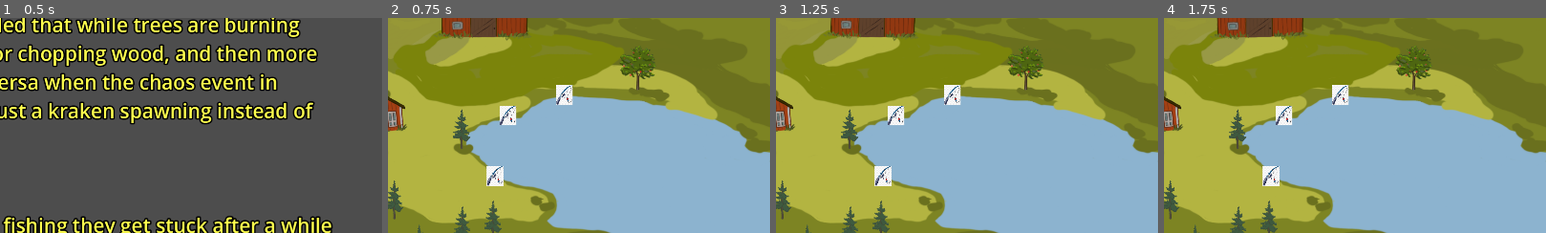
Above: before the commit, frames 1-4 (left to right).
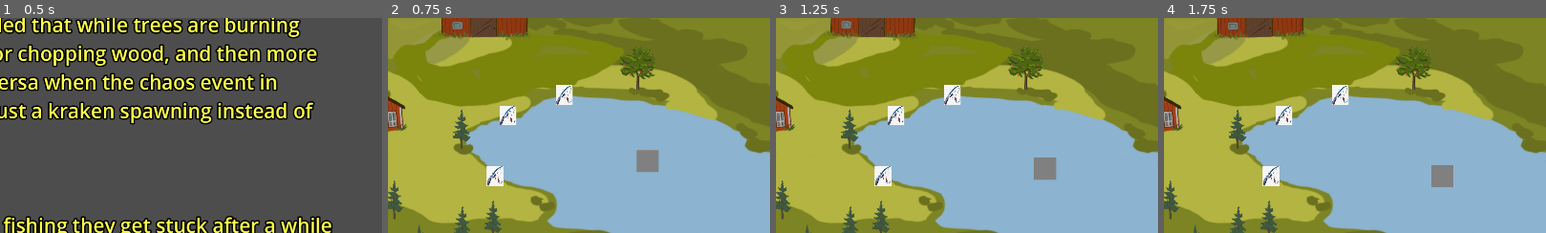
Above: after the commit, the same moments.

Repository: arget4me/cosyville
Game: Godot game, scene res://Scenes/main_scene.tscn
The game is run twice, just before and just after one commit, with the same random seed, the same clock (stepped at 60 frames per second) and the same inputs.
Inputs (mouse positions are % of the whole screen's width and height, from its top left):
- Up to frame 1 (0.5 s): no input
- Up to frame 2 (0.75 s): click "GOTO: PLAYING" at 0.5 s
- Up to frame 3 (1.25 s): no input
- Up to frame 4 (1.75 s): click (43, 95) at 1.25 s
The pictures show only the part of the screen within x 50-100%, y 34-84%; the shares and areas given below are measured in that part.

Frame 1 is identical in both runs. In frame 2, 0.6% of the frame differs, in the area x 65-71%, y 61-72%; in frame 3, 0.6%, in the area x 67-74%, y 64-76%; in frame 4, 0.6%.

Commit message:
Add kraken

Diff:
--- /dev/null
+++ b/Scenes/Chaos/scary_kraken.tscn
@@ -0,0 +1,64 @@
+[gd_scene load_steps=6 format=3 uid="uid://cvwh76w475sjf"]
+
+[ext_resource type="Script" path="res://Scripts/kraken.gd" id="1_g4bcs"]
+[ext_resource type="Texture2D" uid="uid://dqae846wad4lk" path="res://art/square.png" id="2_6w8fa"]
+[ext_resource type="PackedScene" uid="uid://dymkfwg58tqik" path="res://Scenes/Chaos/damage_area.tscn" id="3_bp8m0"]
+[ext_resource type="PackedScene" uid="uid://cbycy8bbyocpe" path="res://Scenes/Clicking/clickable.tscn" id="4_x7cd4"]
+
+[sub_resource type="CircleShape2D" id="CircleShape2D_fn5k1"]
+
+[node name="ScaryKraken" type="Node2D"]
+
+[node name="Kraken" type="CharacterBody2D" parent="." node_paths=PackedStringArray("waypoint_nodes")]
+position = Vector2(1606, 718)
+collision_layer = 2
+collision_mask = 2
+script = ExtResource("1_g4bcs")
+waypoint_nodes = [NodePath("../KrakenWaypoints/waypoint1"), NodePath("../KrakenWaypoints/waypoint2"), NodePath("../KrakenWaypoints/waypoint3"), NodePath("../KrakenWaypoints/waypoint4"), NodePath("../KrakenWaypoints/waypoint5"), NodePath("../KrakenWaypoints/waypoint6"), NodePath("../KrakenWaypoints/waypoint7"), NodePath("../KrakenWaypoints/waypoint8"), NodePath("../KrakenWaypoints/waypoint9"), NodePath("../KrakenWaypoints/startpoint")]
+
+[node name="Sprite2D" type="Sprite2D" parent="Kraken"]
+scale = Vector2(0.25, 0.25)
+texture = ExtResource("2_6w8fa")
+
+[node name="DamageArea" parent="Kraken" instance=ExtResource("3_bp8m0")]
+scale = Vector2(6.5, 6.5)
+damage_area_active = true
+
+[node name="Clickable" parent="Kraken" instance=ExtResource("4_x7cd4")]
+
+[node name="CollisionShape2D" type="CollisionShape2D" parent="Kraken"]
+shape = SubResource("CircleShape2D_fn5k1")
+
+[node name="KrakenWaypoints" type="Node2D" parent="."]
+
+[node name="startpoint" type="Node2D" parent="KrakenWaypoints"]
+position = Vector2(1569, 710)
+
+[node name="waypoint1" type="Node2D" parent="KrakenWaypoints"]
+position = Vector2(1782, 858)
+
+[node name="waypoint2" type="Node2D" parent="KrakenWaypoints"]
+position = Vector2(1507, 876)
+
+[node name="waypoint3" type="Node2D" parent="KrakenWaypoints"]
+position = Vector2(1853, 739)
+
+[node name="waypoint4" type="Node2D" parent="KrakenWaypoints"]
+position = Vector2(1776, 642)
+
+[node name="waypoint5" type="Node2D" parent="KrakenWaypoints"]
+position = Vector2(1549, 585)
+
+[node name="waypoint6" type="Node2D" parent="KrakenWaypoints"]
+position = Vector2(1372, 606)
+
+[node name="waypoint7" type="Node2D" parent="KrakenWaypoints"]
+position = Vector2(1211, 668)
+
+[node name="waypoint8" type="Node2D" parent="KrakenWaypoints"]
+position = Vector2(1272, 733)
+
+[node name="waypoint9" type="Node2D" parent="KrakenWaypoints"]
+position = Vector2(1404, 858)
+
+[connection signal="on_clicked" from="Kraken/Clickable" to="Kraken" method="_on_clickable_on_clicked"]
--- a/Scenes/cosy_village_clicking_example.tscn
+++ b/Scenes/cosy_village_clicking_example.tscn
@@ -1,15 +1,16 @@
-[gd_scene load_steps=11 format=3 uid="uid://biwreh4pxnlfm"]
+[gd_scene load_steps=12 format=3 uid="uid://biwreh4pxnlfm"]
 
 [ext_resource type="Texture2D" uid="uid://cr3o4hp2ichjw" path="res://art/world/sky.PNG" id="1_w4iek"]
 [ext_resource type="PackedScene" uid="uid://cdevdb2f0xlsc" path="res://Scenes/World/clouds.tscn" id="2_44oqd"]
 [ext_resource type="Texture2D" uid="uid://b56ar24cwrrtb" path="res://art/world/background_.PNG" id="3_oicvn"]
 [ext_resource type="Script" path="res://Scenes/villager_spawner.gd" id="4_mljib"]
-[ext_resource type="PackedScene" uid="uid://djvoabshp5qu8" path="res://Scenes/Chaos/FishingSpot.tscn" id="6_b455v"]
+[ext_resource type="PackedScene" uid="uid://dvuuy2tqbgauw" path="res://Scenes/Chaos/FishingSpot.tscn" id="6_b455v"]
 [ext_resource type="PackedScene" uid="uid://74idepem82pk" path="res://Scenes/Chaos/FireTree.tscn" id="6_ekpvo"]
-[ext_resource type="PackedScene" uid="uid://702f3n8od2c0" path="res://Scenes/World/house_red.tscn" id="7_af8d8"]
-[ext_resource type="PackedScene" uid="uid://bvi118sov2jxo" path="res://Scenes/World/house_yellow.tscn" id="8_dkhfv"]
+[ext_resource type="PackedScene" path="res://Scenes/World/house_red.tscn" id="7_af8d8"]
+[ext_resource type="PackedScene" path="res://Scenes/World/house_yellow.tscn" id="8_dkhfv"]
 [ext_resource type="PackedScene" uid="uid://b16bki12o36mf" path="res://Scenes/World/ladan.tscn" id="8_gfc0v"]
 [ext_resource type="PackedScene" uid="uid://drcremtc81tqt" path="res://Scenes/Chaos/FireTree_Apples.tscn" id="9_lrgvo"]
+[ext_resource type="PackedScene" uid="uid://cvwh76w475sjf" path="res://Scenes/Chaos/scary_kraken.tscn" id="11_sjcn8"]
 
 [node name="CosyVillage" type="Node2D"]
 
@@ -125,3 +126,11 @@
 
 [node name="FireTree_Apples9" parent="YSORT" instance=ExtResource("9_lrgvo")]
 position = Vector2(1847, 129)
+
+[node name="ScaryKraken" parent="." instance=ExtResource("11_sjcn8")]
+
+[editable path="YSORT/FireTree_Apples8"]
+[editable path="YSORT/FireTree_Apples8/FireNode/Fire"]
+[editable path="YSORT/FireTree_Apples8/FireNode/Fire2"]
+[editable path="YSORT/FireTree_Apples8/FireNode/Fire3"]
+[editable path="YSORT/FireTree_Apples8/FireNode/Fire4"]
--- /dev/null
+++ b/Scripts/kraken.gd
@@ -0,0 +1,30 @@
+extends CharacterBody2D
+
+@export var speed = 60
+@export var waypoint_nodes: Array[Node2D]
+
+var current_waypoint_index = 0
+
+func _ready() -> void:
+	if waypoint_nodes.size() == 0:
+		print("No waypoint nodes assigned!")
+	else:
+		print("Starting movement between waypoint nodes.")
+
+func _physics_process(delta: float) -> void:
+	if waypoint_nodes.size() > 0:
+		var target_position = waypoint_nodes[current_waypoint_index].global_position
+
+		if global_position.distance_to(target_position) > 5:
+			var direction = (target_position - global_position).normalized()
+			velocity = direction * speed
+		else:
+			current_waypoint_index = (current_waypoint_index + 1) % waypoint_nodes.size()
+		move_and_slide()
+	else:
+		velocity = Vector2.ZERO
+
+
+func _on_clickable_on_clicked() -> void:
+	var clamped_wp = clampi(current_waypoint_index - 2, 0, waypoint_nodes.size())
+	current_waypoint_index -= clamped_wp # back it up a bit
